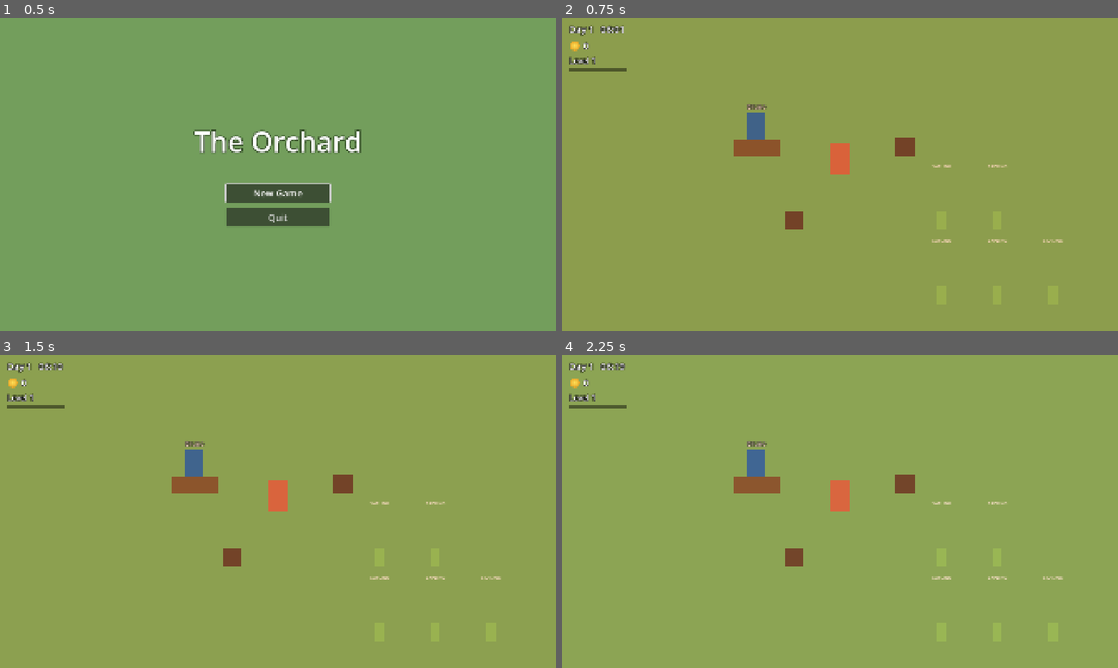
Above: before the commit, frames 1-4 (two rows, left to right).
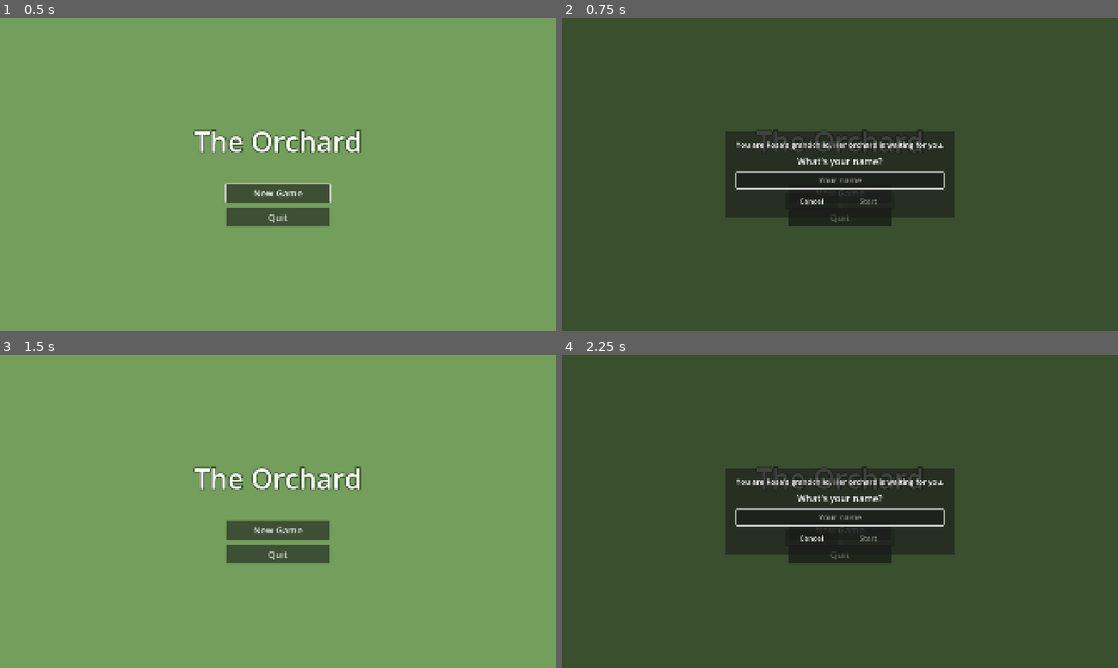
Above: after the commit, the same moments.

Repository: elxanbabayev0/The_Orchard
Game: Godot game, scene res://scenes/ui/main_menu.tscn
The game is run twice, just before and just after one commit, with the same random seed, the same clock (stepped at 60 frames per second) and the same inputs.
Inputs (mouse positions are in pixels of both pictures, inside the frame that each line leads up to):
- Up to frame 1 (0.5 s): no input
- Up to frame 2 (0.75 s): click "New Game" at 0.5 s
- Up to frame 3 (1.5 s): click (250, 539) at 1.25 s, where only the run after the commit has a clickable "Cancel"
- Up to frame 4 (2.25 s): click (840, 530) at 2 s, where only the run after the commit has a clickable "New Game"

Frame 1 is identical in both runs. In frame 2, 100% of the frame differs, in the area x 0-100%, y 0-100%; in frame 3, 100%; in frame 4, 100%.

Commit message:
Add CharacterData, Characters autoload and player name entry
- CharacterData resource (id, name, parent_id, texture); player.tres
- Registry also finds characters (get_character, get_all_characters)
- Characters autoload: player name (cleaned, max 16), active character,
  save/load; SaveManager.new_game(player_name)
- Main menu: name entry panel after New Game ("You are Rosa's grandchild")
- Player takes its sprite from CharacterData and shows its name
  (never translated)
- CLAUDE.md: document Progression, Characters and name entry

Co-Authored-By: Claude Opus 5.5 <noreply@anthropic.com>

Diff:
--- a/localization/translations.csv
+++ b/localization/translations.csv
@@ -49,3 +49,7 @@
 UI_PAUSE_MAIN_MENU,Main Menu
 UI_LEVEL,Level %d
 UI_LEVEL_UP,Level up! Level %d
+UI_NAME_STORY,You are Rosa's grandchild. Her orchard is waiting for you.
+UI_NAME_QUESTION,What's your name?
+UI_NAME_PLACEHOLDER,Your name
+UI_NAME_START,Start
--- a/project.godot
+++ b/project.godot
@@ -22,6 +22,7 @@
 Wallet="*res://scripts/systems/wallet.gd"
 Market="*res://scripts/systems/market.gd"
 Progression="*res://scripts/systems/progression.gd"
+Characters="*res://scripts/systems/characters.gd"
 UIState="*res://scripts/systems/ui_state.gd"
 SaveManager="*res://scripts/systems/save_manager.gd"
 
--- /dev/null
+++ b/scenes/characters/character_data.gd
@@ -0,0 +1,16 @@
+class_name CharacterData
+extends Resource
+## Data for one playable character: the player's own character or a family member.
+## Each character is a separate .tres file in scenes/characters/types/, so new
+## characters can be added without new code. Skills come later.
+
+## Unique, never-changing name used in code and save files (e.g. &"elio").
+@export var id: StringName = &""
+## The character's name. A NAME, not a translation key (names are not translated).
+## Empty for the player's own character: the player types it in at New Game.
+@export var display_name: String = ""
+## id of this character's parent in the family tree ("" = none / not decided).
+## This makes the family tree data-driven too.
+@export var parent_id: StringName = &""
+## Picture (placeholder for now). Drawn like the player sprite: bottom edge at the feet.
+@export var texture: Texture2D
--- /dev/null
+++ b/scenes/characters/types/player.tres
@@ -0,0 +1,18 @@
+[gd_resource type="Resource" script_class="CharacterData" format=3]
+
+[ext_resource type="Script" path="res://scenes/characters/character_data.gd" id="1_characterdata"]
+
+[sub_resource type="Gradient" id="Gradient_body"]
+colors = PackedColorArray(0.85, 0.45, 0.3, 1, 0.85, 0.45, 0.3, 1)
+
+[sub_resource type="GradientTexture2D" id="GradientTexture2D_body"]
+gradient = SubResource("Gradient_body")
+width = 64
+height = 110
+
+[resource]
+script = ExtResource("1_characterdata")
+id = &"player"
+display_name = ""
+parent_id = &""
+texture = SubResource("GradientTexture2D_body")
--- a/scenes/player/player.gd
+++ b/scenes/player/player.gd
@@ -4,6 +4,27 @@
 
 ## Finds things around the player's feet that can be interacted with.
 @onready var interaction_area: Area2D = $InteractionArea
+@onready var sprite: Sprite2D = $Sprite2D
+@onready var name_label: Label = $NameLabel
+
+
+func _ready() -> void:
+	_apply_character(Characters.get_active())
+	Characters.player_name_changed.connect(func(_new_name: String) -> void:
+		_apply_character(Characters.get_active())
+	)
+
+
+## Shows the active character: its picture and its name above the head.
+func _apply_character(character: CharacterData) -> void:
+	if character == null:
+		return
+	if character.texture != null:
+		sprite.texture = character.texture
+		# "Origin on the ground": the bottom of the picture sits on the feet.
+		sprite.position = Vector2(0, -character.texture.get_height() / 2.0)
+	# A name, not a translation key: shown as it is.
+	name_label.text = Characters.get_display_name(character)
 
 
 func _physics_process(_delta):
--- a/scenes/player/player.tscn
+++ b/scenes/player/player.tscn
@@ -34,3 +34,14 @@
 
 [node name="CollisionShape2D" type="CollisionShape2D" parent="InteractionArea"]
 shape = SubResource("CircleShape2D_interact")
+
+[node name="NameLabel" type="Label" parent="."]
+auto_translate_mode = 2
+offset_left = -100.0
+offset_top = -142.0
+offset_right = 100.0
+offset_bottom = -116.0
+theme_override_colors/font_outline_color = Color(0, 0, 0, 1)
+theme_override_constants/outline_size = 6
+theme_override_font_sizes/font_size = 22
+horizontal_alignment = 1
--- a/scenes/ui/main_menu.gd
+++ b/scenes/ui/main_menu.gd
@@ -1,11 +1,17 @@
 extends Control
 ## Main menu (decision: "Continue" only if a save exists, "New Game", "Quit").
+## New Game asks for the player's name first (decision: the player is Rosa's
+## grandchild with a name they type in).
 ## This is the project's main scene. Texts come from translation keys; the look is a placeholder.
 
 @onready var continue_button: Button = $Center/VBox/ContinueButton
 @onready var new_game_button: Button = $Center/VBox/NewGameButton
 @onready var quit_button: Button = $Center/VBox/QuitButton
 @onready var confirm_dialog: ConfirmationDialog = $ConfirmNewGame
+@onready var name_entry: Control = $NameEntry
+@onready var name_edit: LineEdit = $NameEntry/Center/Panel/Margin/VBox/NameEdit
+@onready var start_button: Button = $NameEntry/Center/Panel/Margin/VBox/Buttons/StartButton
+@onready var cancel_button: Button = $NameEntry/Center/Panel/Margin/VBox/Buttons/CancelButton
 
 
 func _ready() -> void:
@@ -16,7 +22,12 @@
 	continue_button.pressed.connect(SaveManager.continue_game)
 	new_game_button.pressed.connect(_on_new_game_pressed)
 	quit_button.pressed.connect(get_tree().quit)
-	confirm_dialog.confirmed.connect(SaveManager.new_game)
+	confirm_dialog.confirmed.connect(_show_name_entry)
+
+	name_edit.text_changed.connect(func(_text: String) -> void: _update_start_button())
+	name_edit.text_submitted.connect(func(_text: String) -> void: _start_new_game())
+	start_button.pressed.connect(_start_new_game)
+	cancel_button.pressed.connect(name_entry.hide)
 
 	# Keyboard / gamepad: the first visible button is selected, so Enter works right away.
 	if continue_button.visible:
@@ -25,9 +36,34 @@
 		new_game_button.grab_focus()
 
 
+func _unhandled_input(event: InputEvent) -> void:
+	if name_entry.visible and event.is_action_pressed("ui_cancel"):
+		name_entry.hide()
+		new_game_button.grab_focus()
+		get_viewport().set_input_as_handled()
+
+
 func _on_new_game_pressed() -> void:
 	# Starting over would overwrite the old save at the next autosave, so ask first.
 	if SaveManager.has_save():
 		confirm_dialog.popup_centered()
 	else:
-		SaveManager.new_game()
+		_show_name_entry()
+
+
+func _show_name_entry() -> void:
+	name_edit.text = ""
+	_update_start_button()
+	name_entry.show()
+	name_edit.grab_focus()
+
+
+func _update_start_button() -> void:
+	start_button.disabled = Characters.clean_name(name_edit.text).is_empty()
+
+
+func _start_new_game() -> void:
+	var player_name := Characters.clean_name(name_edit.text)
+	if player_name.is_empty():
+		return
+	SaveManager.new_game(player_name)
--- a/scenes/ui/main_menu.tscn
+++ b/scenes/ui/main_menu.tscn
@@ -73,3 +73,80 @@
 dialog_text = "UI_MENU_NEW_GAME_CONFIRM_TEXT"
 dialog_autowrap = true
 cancel_button_text = "UI_CANCEL"
+
+[node name="NameEntry" type="Control" parent="."]
+visible = false
+layout_mode = 1
+anchors_preset = 15
+anchor_right = 1.0
+anchor_bottom = 1.0
+grow_horizontal = 2
+grow_vertical = 2
+
+[node name="Dim" type="ColorRect" parent="NameEntry"]
+layout_mode = 1
+anchors_preset = 15
+anchor_right = 1.0
+anchor_bottom = 1.0
+grow_horizontal = 2
+grow_vertical = 2
+color = Color(0, 0, 0, 0.5)
+
+[node name="Center" type="CenterContainer" parent="NameEntry"]
+layout_mode = 1
+anchors_preset = 15
+anchor_right = 1.0
+anchor_bottom = 1.0
+grow_horizontal = 2
+grow_vertical = 2
+
+[node name="Panel" type="PanelContainer" parent="NameEntry/Center"]
+layout_mode = 2
+
+[node name="Margin" type="MarginContainer" parent="NameEntry/Center/Panel"]
+layout_mode = 2
+theme_override_constants/margin_left = 40
+theme_override_constants/margin_top = 28
+theme_override_constants/margin_right = 40
+theme_override_constants/margin_bottom = 28
+
+[node name="VBox" type="VBoxContainer" parent="NameEntry/Center/Panel/Margin"]
+layout_mode = 2
+theme_override_constants/separation = 16
+
+[node name="Story" type="Label" parent="NameEntry/Center/Panel/Margin/VBox"]
+layout_mode = 2
+theme_override_font_sizes/font_size = 26
+text = "UI_NAME_STORY"
+horizontal_alignment = 1
+
+[node name="Question" type="Label" parent="NameEntry/Center/Panel/Margin/VBox"]
+layout_mode = 2
+theme_override_font_sizes/font_size = 32
+text = "UI_NAME_QUESTION"
+horizontal_alignment = 1
+
+[node name="NameEdit" type="LineEdit" parent="NameEntry/Center/Panel/Margin/VBox"]
+custom_minimum_size = Vector2(420, 56)
+layout_mode = 2
+theme_override_font_sizes/font_size = 28
+placeholder_text = "UI_NAME_PLACEHOLDER"
+alignment = 1
+max_length = 16
+
+[node name="Buttons" type="HBoxContainer" parent="NameEntry/Center/Panel/Margin/VBox"]
+layout_mode = 2
+theme_override_constants/separation = 16
+alignment = 1
+
+[node name="CancelButton" type="Button" parent="NameEntry/Center/Panel/Margin/VBox/Buttons"]
+custom_minimum_size = Vector2(180, 56)
+layout_mode = 2
+theme_override_font_sizes/font_size = 26
+text = "UI_CANCEL"
+
+[node name="StartButton" type="Button" parent="NameEntry/Center/Panel/Margin/VBox/Buttons"]
+custom_minimum_size = Vector2(180, 56)
+layout_mode = 2
+theme_override_font_sizes/font_size = 26
+text = "UI_NAME_START"
--- /dev/null
+++ b/scripts/systems/characters.gd
@@ -0,0 +1,49 @@
+extends Node
+## Playable characters. Registered as the autoload "Characters".
+## (Decision: the player starts as Rosa's grandchild with a name they type in;
+## family members are unlocked later through level "invitations".)
+## For now it holds the player's name; unlocked characters and the active
+## character come in the next steps.
+
+signal player_name_changed(new_name: String)
+
+## id of the player's own character file (scenes/characters/types/player.tres).
+const PLAYER_CHARACTER_ID := &"player"
+const MAX_NAME_LENGTH := 16
+
+## The name the player typed in at New Game.
+var player_name: String = ""
+
+
+func set_player_name(new_name: String) -> void:
+	player_name = clean_name(new_name)
+	player_name_changed.emit(player_name)
+
+
+## Trims spaces at both ends and limits the length.
+static func clean_name(raw_name: String) -> String:
+	return raw_name.strip_edges().left(MAX_NAME_LENGTH)
+
+
+## The character the player is controlling right now (only the player's own for now).
+func get_active() -> CharacterData:
+	return Registry.get_character(PLAYER_CHARACTER_ID)
+
+
+## A character's shown name: the typed-in name for the player's own character.
+func get_display_name(character: CharacterData) -> String:
+	if character != null and character.id == PLAYER_CHARACTER_ID:
+		return player_name
+	return character.display_name if character != null else ""
+
+
+# --- Save / load -------------------------------------------------------------
+# load_save_data({}) = new-game state.
+
+func get_save_data() -> Dictionary:
+	return {"player_name": player_name}
+
+
+func load_save_data(data: Dictionary) -> void:
+	player_name = clean_name(str(data.get("player_name", "")))
+	player_name_changed.emit(player_name)
--- a/scripts/systems/registry.gd
+++ b/scripts/systems/registry.gd
@@ -1,18 +1,21 @@
 extends Node
-## Finds every item and tree type by its `id`. Registered as the autoload "Registry".
+## Finds every item, tree type and character by its `id`. Registered as the autoload "Registry".
 ##
 ## Save files only store short ids (e.g. "gilas"), not whole resources.
-## When loading, the Registry turns an id back into its ItemData / TreeData.
+## When loading, the Registry turns an id back into its ItemData / TreeData / CharacterData.
 ## It reads all .tres files in the type folders once, when the game starts,
-## so new items/trees are found automatically — no list to keep up to date.
+## so new content is found automatically — no list to keep up to date.
 
 const ITEM_FOLDER := "res://scenes/items/types/"
 const TREE_FOLDER := "res://scenes/trees/types/"
+const CHARACTER_FOLDER := "res://scenes/characters/types/"
 
 ## id -> ItemData
 var _items: Dictionary[StringName, ItemData] = {}
 ## id -> TreeData
 var _trees: Dictionary[StringName, TreeData] = {}
+## id -> CharacterData
+var _characters: Dictionary[StringName, CharacterData] = {}
 
 
 func _ready() -> void:
@@ -22,6 +25,23 @@
 	for resource in _load_folder(TREE_FOLDER):
 		if resource is TreeData:
 			_add(_trees, resource.id, resource)
+	for resource in _load_folder(CHARACTER_FOLDER):
+		if resource is CharacterData:
+			_add(_characters, resource.id, resource)
+
+
+## Returns the character with this id, or null (with a warning) if there is none.
+func get_character(id: StringName) -> CharacterData:
+	if not _characters.has(id):
+		push_warning("Registry: unknown character id '%s'." % id)
+		return null
+	return _characters[id]
+
+
+func get_all_characters() -> Array[CharacterData]:
+	var result: Array[CharacterData] = []
+	result.assign(_characters.values())
+	return result
 
 
 ## Returns the item with this id, or null (with a warning) if there is none.
--- a/scripts/systems/save_manager.gd
+++ b/scripts/systems/save_manager.gd
@@ -22,18 +22,21 @@
 	GameClock.day_changed.connect(_on_day_changed)
 
 
-## Main menu → "New Game": fresh systems, the world with its starting orchard.
-func new_game() -> void:
-	_start_world(false, DEFAULT_SLOT)
+## Main menu → "New Game": fresh systems, the world with its starting orchard,
+## and the name the player typed in for their character.
+func new_game(player_name: String = "") -> void:
+	_start_world(false, DEFAULT_SLOT, player_name)
 
 
 ## Main menu → "Continue": the world, then the saved state on top of it.
 func continue_game(slot: String = DEFAULT_SLOT) -> void:
-	_start_world(true, slot)
+	_start_world(true, slot, "")
 
 
-func _start_world(load_save: bool, slot: String) -> void:
+func _start_world(load_save: bool, slot: String, player_name: String) -> void:
 	_reset_systems()
+	if not load_save:
+		Characters.set_player_name(player_name)
 	get_tree().change_scene_to_file(WORLD_SCENE)
 	# Changing scenes takes a moment; wait until the world is really there.
 	await get_tree().scene_changed
@@ -62,6 +65,7 @@
 	Inventory.load_save_data({})
 	Market.load_save_data({})
 	Progression.load_save_data({})
+	Characters.load_save_data({})
 
 
 func has_save(slot: String = DEFAULT_SLOT) -> bool:
@@ -85,6 +89,7 @@
 		"inventory": Inventory.get_save_data(),
 		"market": Market.get_save_data(),
 		"progression": Progression.get_save_data(),
+		"characters": Characters.get_save_data(),
 		"trees": trees,
 	}
 	DirAccess.make_dir_recursive_absolute(SAVE_FOLDER)
@@ -127,6 +132,7 @@
 	Inventory.load_save_data(data.get("inventory", {}))
 	Market.load_save_data(data.get("market", {}))
 	Progression.load_save_data(data.get("progression", {}))
+	Characters.load_save_data(data.get("characters", {}))
 	_load_trees(trees_container, data.get("trees", []))
 	print("Game loaded: %s (day %d)" % [_path(slot), GameClock.day])
 	return true
Binary file changed: localization/translations.en.translation
Not shown, added: scenes/characters/character_data.gd.uid
Not shown, added: scripts/systems/characters.gd.uid
Not shown, changed: CLAUDE.md
